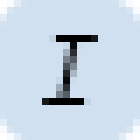
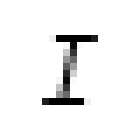
Layers edited between the first and the second 140 x 140 image:
removed layer "Background" over [0,0,140,140]
